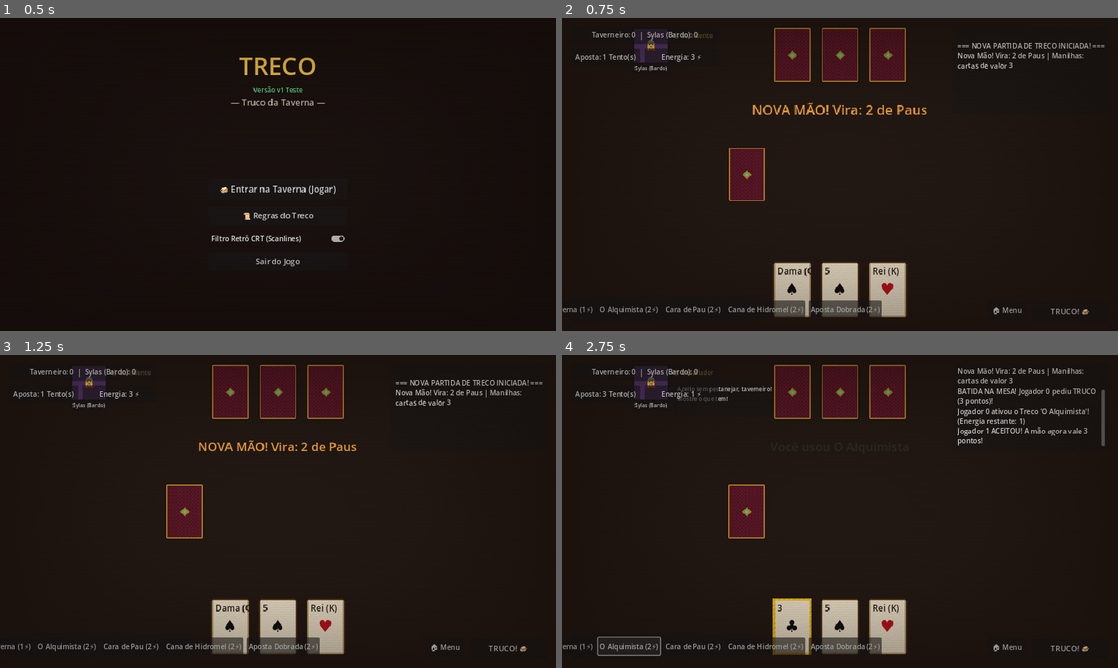
Above: before the commit, frames 1-4 (two rows, left to right).
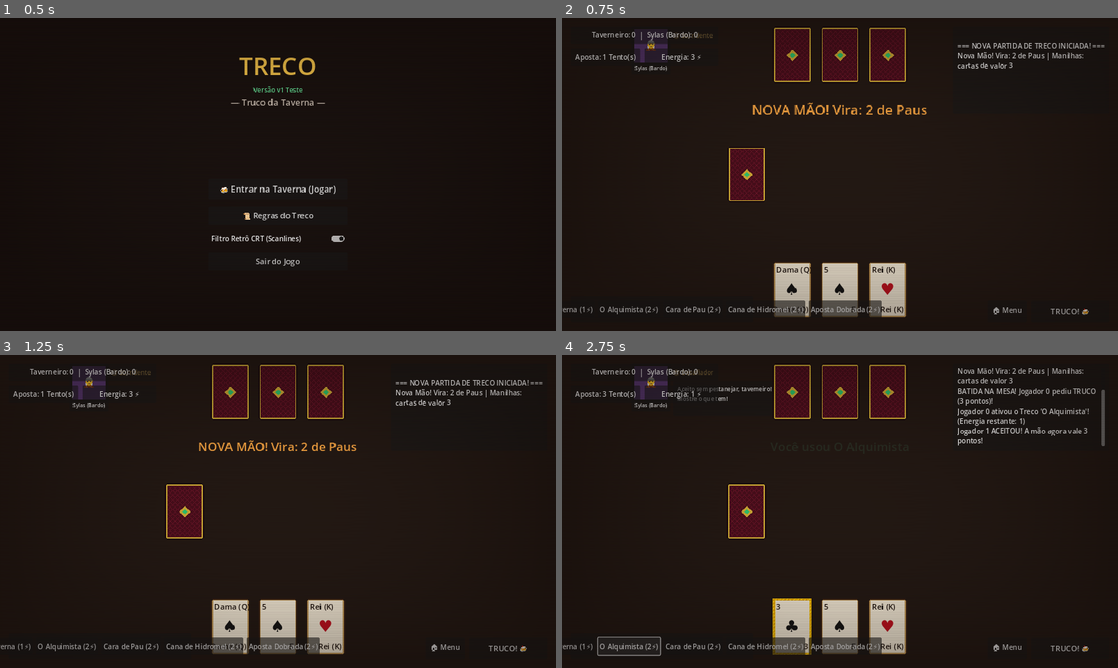
Above: after the commit, the same moments.

Repository: zakkw92/TRECO---THE---GAME
Game: Godot game, scene res://scenes/MainMenu.tscn
Same seed, same stepped clock (60 frames per second), same inputs: the game is played once before the commit and once after it.
Inputs:
- Up to frame 1 (0.5 s): no input
- Up to frame 2 (0.75 s): click "🍻 Entrar na Taverna (Jogar)" at 0.5 s
- Up to frame 3 (1.25 s): no input
- Up to frame 4 (2.75 s): click "TRUCO! 🍻" at 1.25 s; click "O Alquimista (2⚡)" at 2 s

Frame 1 is identical in both runs. In frame 2, 1.7% of the frame differs, in the area x 30-62%, y 3-95%; in frame 3, 1.7%, in the area x 29-62%, y 3-95%; in frame 4, 1.7%.

Commit message:
feat: complete visual and audio polish pack - 44.1kHz sound design, refined pixel art cards and typography

Diff:
--- a/scenes/CardUI.tscn
+++ b/scenes/CardUI.tscn
@@ -39,7 +39,6 @@
 
 [node name="ManilhaGlow" type="TextureRect" parent="."]
 visible = false
-modulate = Color(1, 0.9, 0.3, 1)
 layout_mode = 1
 anchors_preset = 15
 anchor_right = 1.0
@@ -50,30 +49,48 @@
 texture = ExtResource("4_glow")
 expand_mode = 1
 
-[node name="RankLabel" type="Label" parent="."]
+[node name="TopRankLabel" type="Label" parent="."]
 layout_mode = 1
-offset_left = 10.0
-offset_top = 8.0
-offset_right = 50.0
-offset_bottom = 31.0
-theme_override_colors/font_color = Color(0.15, 0.1, 0.08, 1)
-theme_override_font_sizes/font_size = 20
+offset_left = 8.0
+offset_top = 6.0
+offset_right = 44.0
+offset_bottom = 30.0
+theme_override_colors/font_color = Color(0.12, 0.08, 0.06, 1)
+theme_override_font_sizes/font_size = 18
 text = "A"
 
-[node name="SuitLabel" type="Label" parent="."]
+[node name="CenterSuitLabel" type="Label" parent="."]
 layout_mode = 1
 anchors_preset = 8
 anchor_left = 0.5
 anchor_top = 0.5
 anchor_right = 0.5
 anchor_bottom = 0.5
-offset_left = -20.0
-offset_top = -20.0
-offset_right = 20.0
-offset_bottom = 20.0
+offset_left = -22.0
+offset_top = -24.0
+offset_right = 22.0
+offset_bottom = 24.0
 grow_horizontal = 2
 grow_vertical = 2
-theme_override_font_sizes/font_size = 36
+theme_override_font_sizes/font_size = 38
 text = "♠"
 horizontal_alignment = 1
 vertical_alignment = 1
+
+[node name="BottomRankLabel" type="Label" parent="."]
+layout_mode = 1
+anchors_preset = 3
+anchor_left = 1.0
+anchor_top = 1.0
+anchor_right = 1.0
+anchor_bottom = 1.0
+offset_left = -44.0
+offset_top = -30.0
+offset_right = -8.0
+offset_bottom = -6.0
+grow_horizontal = 0
+grow_vertical = 0
+theme_override_colors/font_color = Color(0.12, 0.08, 0.06, 1)
+theme_override_font_sizes/font_size = 18
+text = "A"
+horizontal_alignment = 2
--- a/scripts/audio/AudioManager.gd
+++ b/scripts/audio/AudioManager.gd
@@ -1,11 +1,11 @@
 class_name AudioManager
 extends Node
 
-# Sons sintéticos em tempo real sem depender de arquivos externos pesados
 var table_hit_player: AudioStreamPlayer
 var card_slide_player: AudioStreamPlayer
 var potion_player: AudioStreamPlayer
 var victory_player: AudioStreamPlayer
+var click_player: AudioStreamPlayer
 
 func _ready() -> void:
 	process_mode = Node.PROCESS_MODE_ALWAYS
@@ -16,25 +16,28 @@
 	card_slide_player = AudioStreamPlayer.new()
 	potion_player = AudioStreamPlayer.new()
 	victory_player = AudioStreamPlayer.new()
+	click_player = AudioStreamPlayer.new()
 
 	add_child(table_hit_player)
 	add_child(card_slide_player)
 	add_child(potion_player)
 	add_child(victory_player)
+	add_child(click_player)
 
-	table_hit_player.stream = _generate_table_hit_stream()
-	card_slide_player.stream = _generate_card_slide_stream()
-	potion_player.stream = _generate_potion_stream()
-	victory_player.stream = _generate_victory_stream()
+	table_hit_player.stream = _create_table_hit_sound()
+	card_slide_player.stream = _create_card_slide_sound()
+	potion_player.stream = _create_potion_sound()
+	victory_player.stream = _create_victory_sound()
+	click_player.stream = _create_click_sound()
 
 func play_table_hit() -> void:
 	if table_hit_player != null:
-		table_hit_player.pitch_scale = randf_range(0.9, 1.1)
+		table_hit_player.pitch_scale = randf_range(0.92, 1.08)
 		table_hit_player.play()
 
 func play_card_slide() -> void:
 	if card_slide_player != null:
-		card_slide_player.pitch_scale = randf_range(0.95, 1.15)
+		card_slide_player.pitch_scale = randf_range(0.95, 1.1)
 		card_slide_player.play()
 
 func play_potion() -> void:
@@ -46,88 +49,116 @@
 	if victory_player != null:
 		victory_player.play()
 
-# Geradores de amostras de áudio procedurais
-func _generate_table_hit_stream() -> AudioStreamWAV:
-	var sample_rate = 22050
-	var duration = 0.3
+func play_click() -> void:
+	if click_player != null:
+		click_player.pitch_scale = randf_range(0.98, 1.02)
+		click_player.play()
+
+# 44.1kHz 16-bit Sound Synthesizers
+func _create_table_hit_sound() -> AudioStreamWAV:
+	var sample_rate = 44100
+	var duration = 0.35
 	var num_samples = int(sample_rate * duration)
 	var buffer = PackedByteArray()
-	buffer.resize(num_samples)
+	buffer.resize(num_samples * 2)
 
 	for i in range(num_samples):
 		var t = float(i) / sample_rate
-		var env = exp(-t * 18.0)
-		var freq = 90.0 * exp(-t * 12.0)
-		var noise = randf_range(-0.3, 0.3)
-		var sample = (sin(2.0 * PI * freq * t) * 0.7 + noise * 0.3) * env
-		var byte_val = int(clamp((sample + 1.0) * 127.5, 0.0, 255.0))
-		buffer[i] = byte_val
+		var env = exp(-t * 22.0)
+		var sub_freq = 65.0 * exp(-t * 15.0)
+		var wood_body = sin(2.0 * PI * 130.0 * t) * 0.4 * exp(-t * 12.0)
+		var mug_clack = (randf_range(-0.4, 0.4) * exp(-t * 80.0))
+		var s = (sin(2.0 * PI * sub_freq * t) * 0.6 + wood_body + mug_clack) * env
+		var sample_16 = int(clamp(s * 28000.0, -32768.0, 32767.0))
+		buffer.encode_s16(i * 2, sample_16)
 
 	var wav = AudioStreamWAV.new()
-	wav.format = AudioStreamWAV.FORMAT_8_BITS
+	wav.format = AudioStreamWAV.FORMAT_16_BITS
 	wav.mix_rate = sample_rate
 	wav.data = buffer
 	return wav
 
-func _generate_card_slide_stream() -> AudioStreamWAV:
-	var sample_rate = 22050
-	var duration = 0.15
+func _create_card_slide_sound() -> AudioStreamWAV:
+	var sample_rate = 44100
+	var duration = 0.18
 	var num_samples = int(sample_rate * duration)
 	var buffer = PackedByteArray()
-	buffer.resize(num_samples)
+	buffer.resize(num_samples * 2)
 
 	for i in range(num_samples):
 		var t = float(i) / sample_rate
 		var env = sin(t / duration * PI)
-		var noise = randf_range(-0.5, 0.5)
-		var sample = noise * env * 0.4
-		var byte_val = int(clamp((sample + 1.0) * 127.5, 0.0, 255.0))
-		buffer[i] = byte_val
+		var noise = randf_range(-0.6, 0.6)
+		var snap = sin(2.0 * PI * 400.0 * t) * 0.2 * exp(-t * 50.0)
+		var s = (noise * 0.35 + snap) * env
+		var sample_16 = int(clamp(s * 18000.0, -32768.0, 32767.0))
+		buffer.encode_s16(i * 2, sample_16)
 
 	var wav = AudioStreamWAV.new()
-	wav.format = AudioStreamWAV.FORMAT_8_BITS
+	wav.format = AudioStreamWAV.FORMAT_16_BITS
 	wav.mix_rate = sample_rate
 	wav.data = buffer
 	return wav
 
-func _generate_potion_stream() -> AudioStreamWAV:
-	var sample_rate = 22050
-	var duration = 0.4
+func _create_potion_sound() -> AudioStreamWAV:
+	var sample_rate = 44100
+	var duration = 0.45
 	var num_samples = int(sample_rate * duration)
 	var buffer = PackedByteArray()
-	buffer.resize(num_samples)
+	buffer.resize(num_samples * 2)
 
 	for i in range(num_samples):
 		var t = float(i) / sample_rate
-		var env = exp(-t * 6.0)
-		var freq = 300.0 + sin(t * 35.0) * 150.0 + t * 400.0
-		var sample = sin(2.0 * PI * freq * t) * env * 0.5
-		var byte_val = int(clamp((sample + 1.0) * 127.5, 0.0, 255.0))
-		buffer[i] = byte_val
+		var env = exp(-t * 5.5)
+		var freq = 280.0 + sin(t * 40.0) * 140.0 + t * 500.0
+		var sparkle = sin(2.0 * PI * 1200.0 * t) * 0.15 * exp(-t * 10.0)
+		var s = (sin(2.0 * PI * freq * t) * 0.45 + sparkle) * env
+		var sample_16 = int(clamp(s * 22000.0, -32768.0, 32767.0))
+		buffer.encode_s16(i * 2, sample_16)
 
 	var wav = AudioStreamWAV.new()
-	wav.format = AudioStreamWAV.FORMAT_8_BITS
+	wav.format = AudioStreamWAV.FORMAT_16_BITS
 	wav.mix_rate = sample_rate
 	wav.data = buffer
 	return wav
 
-func _generate_victory_stream() -> AudioStreamWAV:
-	var sample_rate = 22050
-	var duration = 0.8
+func _create_victory_sound() -> AudioStreamWAV:
+	var sample_rate = 44100
+	var duration = 0.9
 	var num_samples = int(sample_rate * duration)
 	var buffer = PackedByteArray()
-	buffer.resize(num_samples)
+	buffer.resize(num_samples * 2)
 
 	for i in range(num_samples):
 		var t = float(i) / sample_rate
-		var env = exp(-t * 2.5)
-		var freq = 440.0 if t < 0.2 else (554.37 if t < 0.4 else (659.25 if t < 0.6 else 880.0))
-		var sample = sin(2.0 * PI * freq * t) * env * 0.5
-		var byte_val = int(clamp((sample + 1.0) * 127.5, 0.0, 255.0))
-		buffer[i] = byte_val
+		var env = exp(-t * 2.2)
+		var freq = 440.0 if t < 0.22 else (554.37 if t < 0.44 else (659.25 if t < 0.66 else 880.0))
+		var s = (sin(2.0 * PI * freq * t) * 0.4 + sin(4.0 * PI * freq * t) * 0.2) * env
+		var sample_16 = int(clamp(s * 24000.0, -32768.0, 32767.0))
+		buffer.encode_s16(i * 2, sample_16)
 
 	var wav = AudioStreamWAV.new()
-	wav.format = AudioStreamWAV.FORMAT_8_BITS
+	wav.format = AudioStreamWAV.FORMAT_16_BITS
 	wav.mix_rate = sample_rate
 	wav.data = buffer
 	return wav
+
+func _create_click_sound() -> AudioStreamWAV:
+	var sample_rate = 44100
+	var duration = 0.06
+	var num_samples = int(sample_rate * duration)
+	var buffer = PackedByteArray()
+	buffer.resize(num_samples * 2)
+
+	for i in range(num_samples):
+		var t = float(i) / sample_rate
+		var env = exp(-t * 80.0)
+		var s = sin(2.0 * PI * 800.0 * t) * 0.4 * env
+		var sample_16 = int(clamp(s * 15000.0, -32768.0, 32767.0))
+		buffer.encode_s16(i * 2, sample_16)
+
+	var wav = AudioStreamWAV.new()
+	wav.format = AudioStreamWAV.FORMAT_16_BITS
+	wav.mix_rate = sample_rate
+	wav.data = buffer
+	return wav
--- a/scripts/ui/CardUI.gd
+++ b/scripts/ui/CardUI.gd
@@ -12,8 +12,9 @@
 
 @onready var front_texture: TextureRect = get_node_or_null("CardFrontTexture")
 @onready var back_texture: TextureRect = get_node_or_null("CardBackTexture")
-@onready var rank_label: Label = get_node_or_null("RankLabel")
-@onready var suit_label: Label = get_node_or_null("SuitLabel")
+@onready var top_rank_label: Label = get_node_or_null("TopRankLabel")
+@onready var bottom_rank_label: Label = get_node_or_null("BottomRankLabel")
+@onready var center_suit_label: Label = get_node_or_null("CenterSuitLabel")
 @onready var manilha_glow: TextureRect = get_node_or_null("ManilhaGlow")
 
 func _ready() -> void:
@@ -48,21 +49,25 @@
 	if front_texture != null:
 		front_texture.visible = not show_back
 
-	if rank_label != null:
-		rank_label.text = card_data.get_rank_name()
-		rank_label.visible = not show_back
+	var r_text = card_data.get_rank_name()
+	if top_rank_label != null:
+		top_rank_label.text = r_text
+		top_rank_label.visible = not show_back
+	if bottom_rank_label != null:
+		bottom_rank_label.text = r_text
+		bottom_rank_label.visible = not show_back
 
-	if suit_label != null:
-		suit_label.text = _get_suit_symbol(card_data.suit)
-		suit_label.modulate = _get_suit_color(card_data.suit)
-		suit_label.visible = not show_back
+	if center_suit_label != null:
+		center_suit_label.text = _get_suit_symbol(card_data.suit)
+		center_suit_label.modulate = _get_suit_color(card_data.suit)
+		center_suit_label.visible = not show_back
 
 	if manilha_glow != null:
 		manilha_glow.visible = card_data.is_manilha and not show_back
 		if card_data.is_manilha and card_data.suit == CardData.Suit.PAUS:
-			manilha_glow.modulate = Color(1.0, 0.9, 0.2, 1.0)
+			manilha_glow.modulate = Color(1.0, 0.9, 0.2, 1.0) # Zap: Dourado vivo
 		elif card_data.is_manilha:
-			manilha_glow.modulate = Color(0.2, 1.0, 0.6, 0.9)
+			manilha_glow.modulate = Color(0.3, 1.0, 0.6, 0.95) # Outras: Esmeralda
 
 func animate_flip(reveal: bool, duration: float = 0.3) -> void:
 	is_animating = true
@@ -96,7 +101,7 @@
 		CardData.Suit.OUROS, CardData.Suit.COPAS:
 			return Color("c1121f")
 		CardData.Suit.ESPADAS, CardData.Suit.PAUS:
-			return Color("101010")
+			return Color("151515")
 		_:
 			return Color.WHITE
 
Binary file changed: assets/sprites/avatar_bardo.png
Binary file changed: assets/sprites/card_back.png
Binary file changed: assets/sprites/card_front.png
Binary file changed: assets/sprites/manilha_border.png
Binary file changed: assets/sprites/table_wood.png
